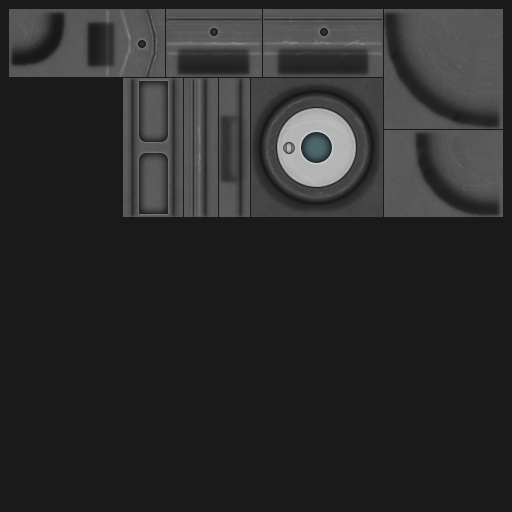
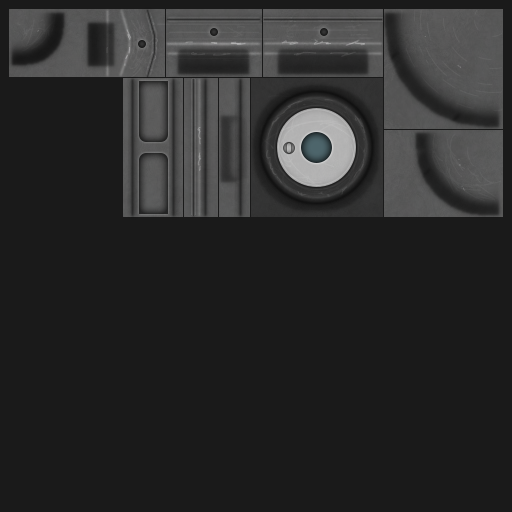
Revision of a layered w=512, h=512 image; what changed, layer by layer:
"high 2": blend normal → overlay, painted on it, unmasked it over [37, 29, 466, 197]
"high 1": blend normal → overlay, painted on it, unmasked it over [105, 9, 384, 217]
"b" (1st of 3): blend pass through → overlay over [144, 16, 384, 216]
painted on "b higher", unmasked it over [146, 16, 354, 72]
painted on "b high", unmasked it over [144, 16, 384, 216]
"grime 2": blend normal → overlay, painted on it, unmasked it over [25, 10, 502, 201]
"wear": opacity 20% → 7%, blend normal → overlay, painted on it over [25, 9, 502, 217]
painted on "b" (3rd of 3) over [25, 9, 502, 217]
